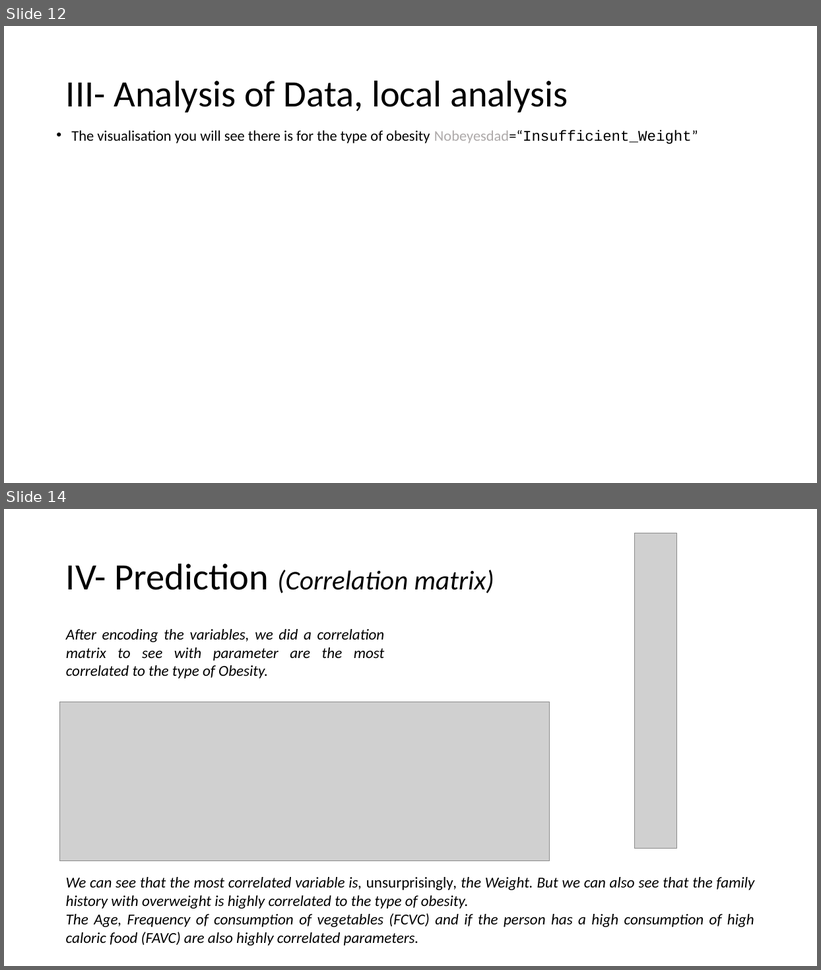
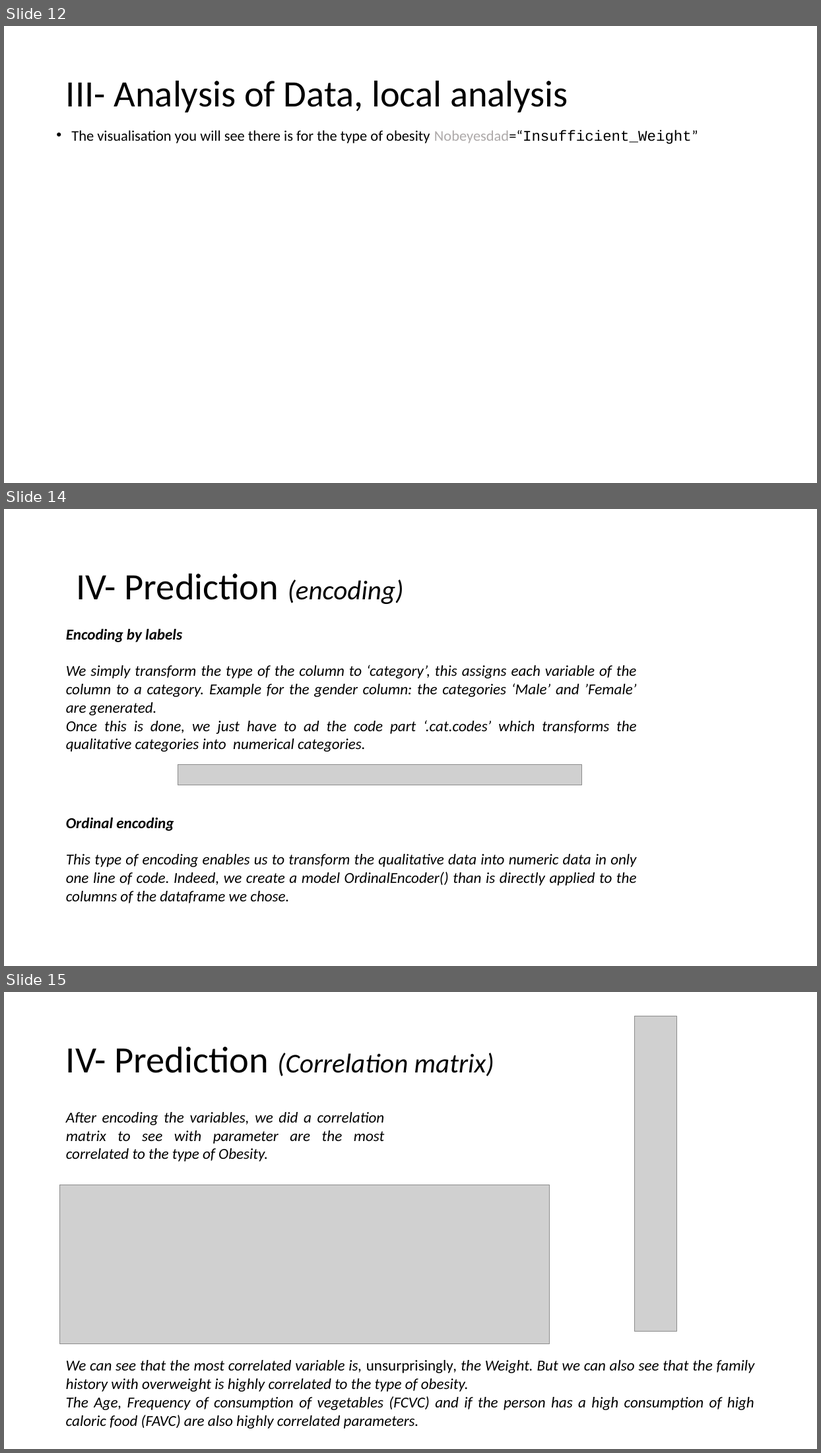
Before and after one commit to Leodespt/Projet_Python, a slide deck: Presentation_Python.pptx. Shown one above the other, each under a label of ours: slides 12 and 14 before the commit, slides 12, 14 and 15 after it; the slides between them are not shown. The pictures are 821x970 and 821x1453 pixels, drawn with LibreOffice and Linux fonts; fonts in the diff are those of the drawing; grey boxes stand for pictures. Boxes give left, top, right and bottom in pixels: in the first picture for what was removed or moved away, otherwise in the second. Text is boxed around its words. In the diff, an @@ line names an element or a change of style, - is before the commit and + after.

```diff
--- a/Presentation_Python.pptx
+++ b/Presentation_Python.pptx
@@ slide 14 added at bbox=[4, 509, 817, 966], background #FFFFFF @@
@@ text added at bbox=[76, 573, 404, 604], 44 pt, text #000000 @@
+IV- Prediction (encoding)
@@ text added at bbox=[66, 628, 637, 752], 18 pt, text #000000, italic @@
+Encoding by labels
+We simply transform the type of the column to ‘category’, this assigns each variable of the column to a category. Example for the gender column: the categories ‘Male’ and ’Female’ are generated.
+Once this is done, we just have to ad the code part ‘.cat.codes’ which transforms the qualitative categories into numerical categories.
@@ picture added at bbox=[178, 765, 582, 786] @@
@@ text added at bbox=[66, 817, 637, 904], 18 pt, text #000000, italic @@
+Ordinal encoding
+This type of encoding enables us to transform the qualitative data into numeric data in only one line of code. Indeed, we create a model OrdinalEncoder() than is directly applied to the columns of the dataframe we chose.
@@ what was slide 14 is now slide 15 @@
```
Also in this commit, not shown: 1 slide changed.
